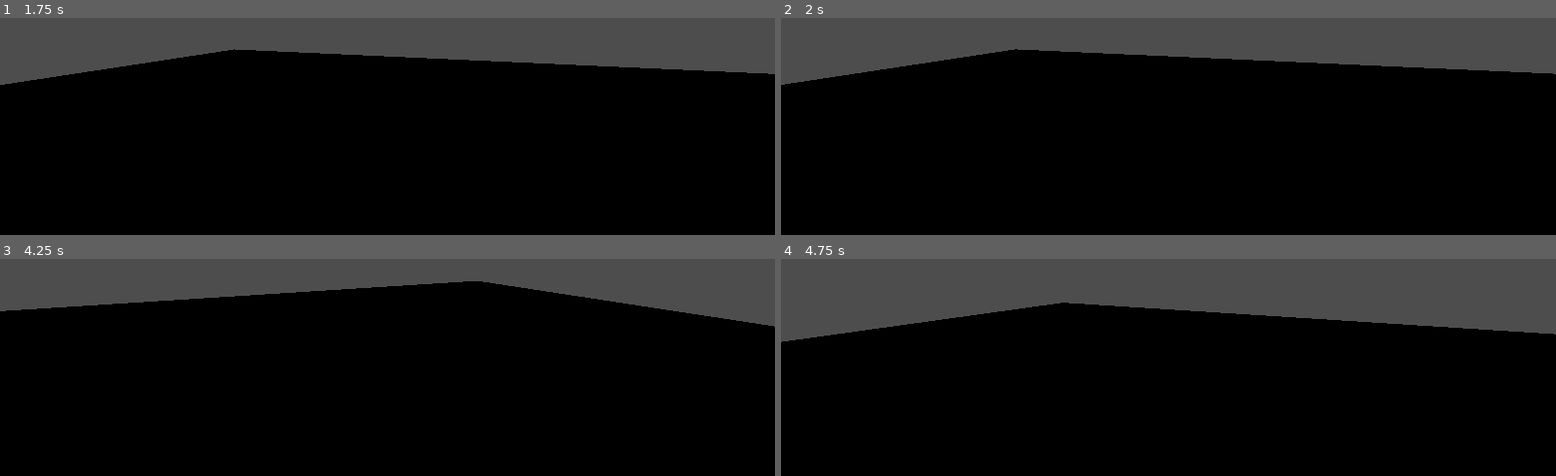
Above: before the commit, frames 1-4 (two rows, left to right).
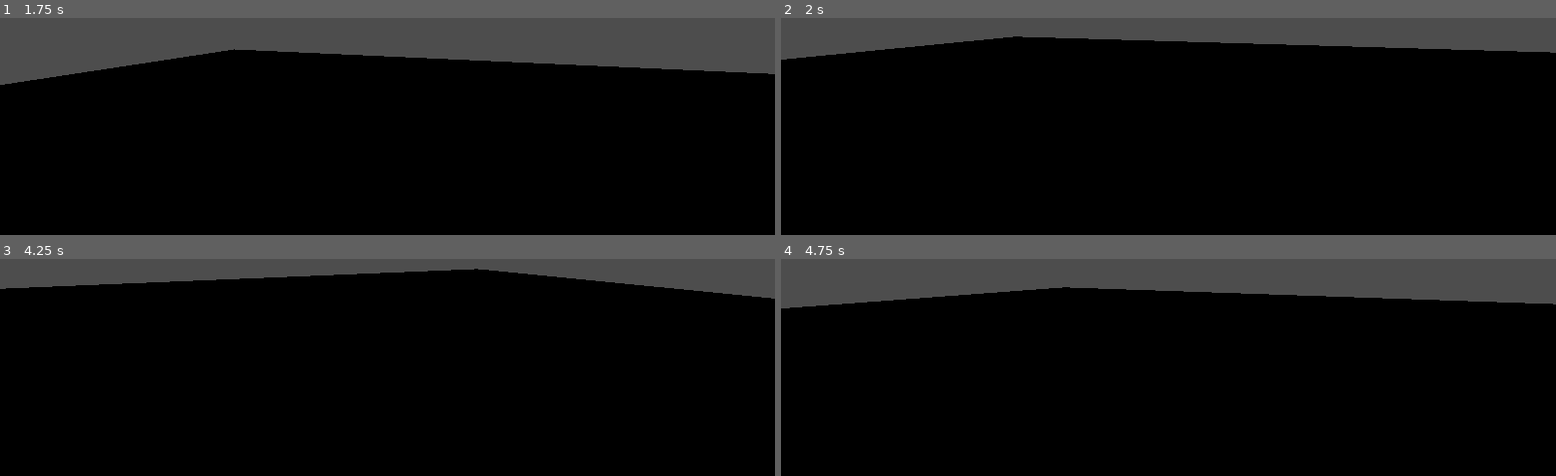
Above: after the commit, the same moments.

Repository: DAGimenez/VueltaAcasa
Game: Godot game, scene res://Escenas/mundo.tscn
Same seed, same stepped clock (60 frames per second), same inputs: the game is played once before the commit and once after it. Before the commit the project has no main scene; this scene is started directly in both runs.
Inputs (mouse positions are in pixels of both pictures, inside the frame that each line leads up to):
- Up to frame 1 (1.75 s): tap Enter at 0.5 s; move the mouse to (outside the picture) at 0.52 s; tap D (D) at 0.6 s; tap Space (Salto) at 0.77, 1.52 s; tap S (S) at 0.8, 1.35 s; move the mouse to (348, 20) at 1.27 s; tap C (agacharse, bound only after the commit) at 1.55 s
- Up to frame 2 (2 s): no input
- Up to frame 3 (4.25 s): move the mouse to (outside the picture) at 2.02 s; tap C (agacharse, bound only after the commit) at 2.1, 3.8 s; tap D (D) at 2.3, 3.6 s; tap Space (Salto) at 2.75, 3.02, 3.77 s; move the mouse to (379, 265) at 2.77 s; tap A (A) at 2.85 s; tap S (S) at 3.05 s; move the mouse to (441, 263) at 3.52 s
- Up to frame 4 (4.75 s): move the mouse to (outside the picture) at 4.27 s; tap S (S) at 4.35 s; tap Space (Salto) at 4.52 s; tap D (D) at 4.55 s

Frame 1 is identical in both runs. In frame 2, 8.1% of the frame differs, in the area x 0-100%, y 8-31%; in frame 3, 8.4%; in frame 4, 11%, in the area x 0-100%, y 12-39%.

Commit message:
pj primera persona se agacha
codigo para que el pj en primera persona se agache

Diff:
--- a/Player1.gd
+++ b/Player1.gd
@@ -7,6 +7,7 @@
 @export var SPEED : float = 3.0
 @export var SPRINT : float = 10.0
 @export var JUMP_VELOCITY : float = 0.0
+@export var CROUCH_SPEED : float = 1.75
 
 
 var rotation_x := 0.0
@@ -15,6 +16,9 @@
 var MIN_SPRINT := 175.0
 var recovery := 100.0
 var decrement := 50.0
+var altura_parada :float = 2.0
+var altura_agachada :float = 0.5
+var esta_agachada : bool = false
 
 func _input(event: InputEvent) -> void:
 	if event is InputEventMouseMotion:
@@ -33,9 +37,12 @@
 	Input.mouse_mode = Input.MOUSE_MODE_CAPTURED
 
 func _physics_process(delta : float) -> void:
+	agacharse()
 	_salto(delta)
 	_movimiento(delta)
 	actualizar_stamina()
+
+
 
 func actualizar_stamina():
 	if stamina >= 133.34:
@@ -59,15 +66,20 @@
 	var direction := (transform.basis * Vector3(input_dir.x, 0, input_dir.y)).normalized()
 
 	if direction:
-		if sprinting:
+		if sprinting and !esta_agachada:
 			velocity.x = direction.x * SPRINT
 			velocity.z = direction.z * SPRINT
 			stamina -= recovery * delta
 			stamina = clamp(stamina, 0, 200)
-		else:
+		elif !esta_agachada:
 			stamina += decrement * delta
 			velocity.x = direction.x * SPEED
 			velocity.z = direction.z * SPEED
+			stamina = clamp(stamina, 0, 200)
+		elif esta_agachada: 		#cuando esté agachada la stamina sigue creciendo pero su velocidad disminuye
+			stamina += decrement * delta
+			velocity.x = direction.x * CROUCH_SPEED
+			velocity.z = direction.z * CROUCH_SPEED
 			stamina = clamp(stamina, 0, 200)
 	else:
 		stamina += decrement * delta
@@ -77,6 +89,13 @@
 
 	move_and_slide()
 
+func agacharse():
+	if Input.is_action_just_pressed("agacharse"):
+		esta_agachada = !esta_agachada
+	if esta_agachada:
+		$CollisionShape3D.shape.height = altura_agachada
+	else:
+		$CollisionShape3D.shape.height = altura_parada
 
 func _salto(delta : float):
 		# Add the gravity.
--- a/project.godot
+++ b/project.godot
@@ -11,6 +11,7 @@
 [application]
 
 config/name="Vuelta_Casa"
+run/main_scene="uid://dw0dhk4tbj0wx"
 config/features=PackedStringArray("4.6", "Forward Plus")
 config/icon="res://icon.svg"
 
@@ -46,6 +47,11 @@
 "events": [Object(InputEventKey,"resource_local_to_scene":false,"resource_name":"","device":-1,"window_id":0,"alt_press …(195 unchanged characters)…
 ]
 }
+agacharse={
+"deadzone": 0.2,
+"events": [Object(InputEventKey,"resource_local_to_scene":false,"resource_name":"","device":-1,"window_id":0,"alt_pressed":false,"shift_pressed":false,"ctrl_pressed":false,"meta_pressed":false,"pressed":false,"keycode":0,"physical_keycode":67,"key_label":0,"unicode":99,"location":0,"echo":false,"script":null)
+]
+}
 
 [physics]
 
